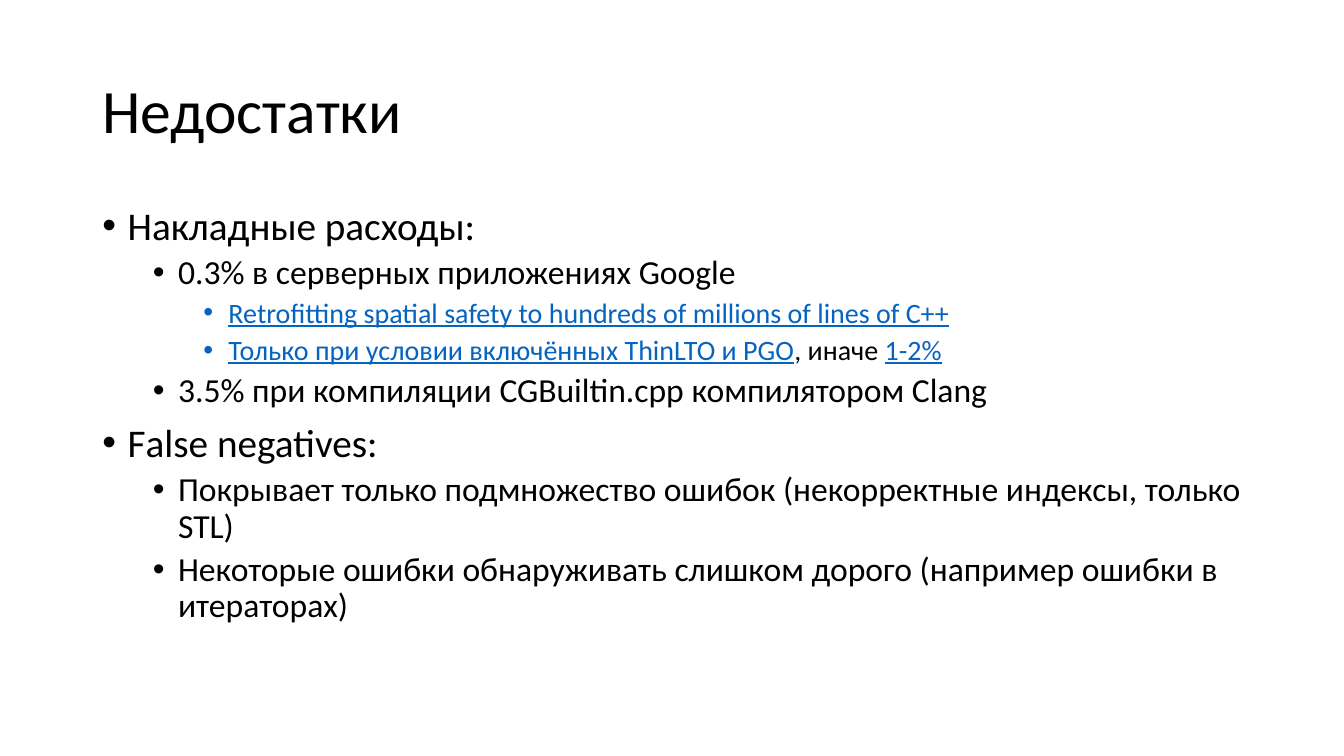
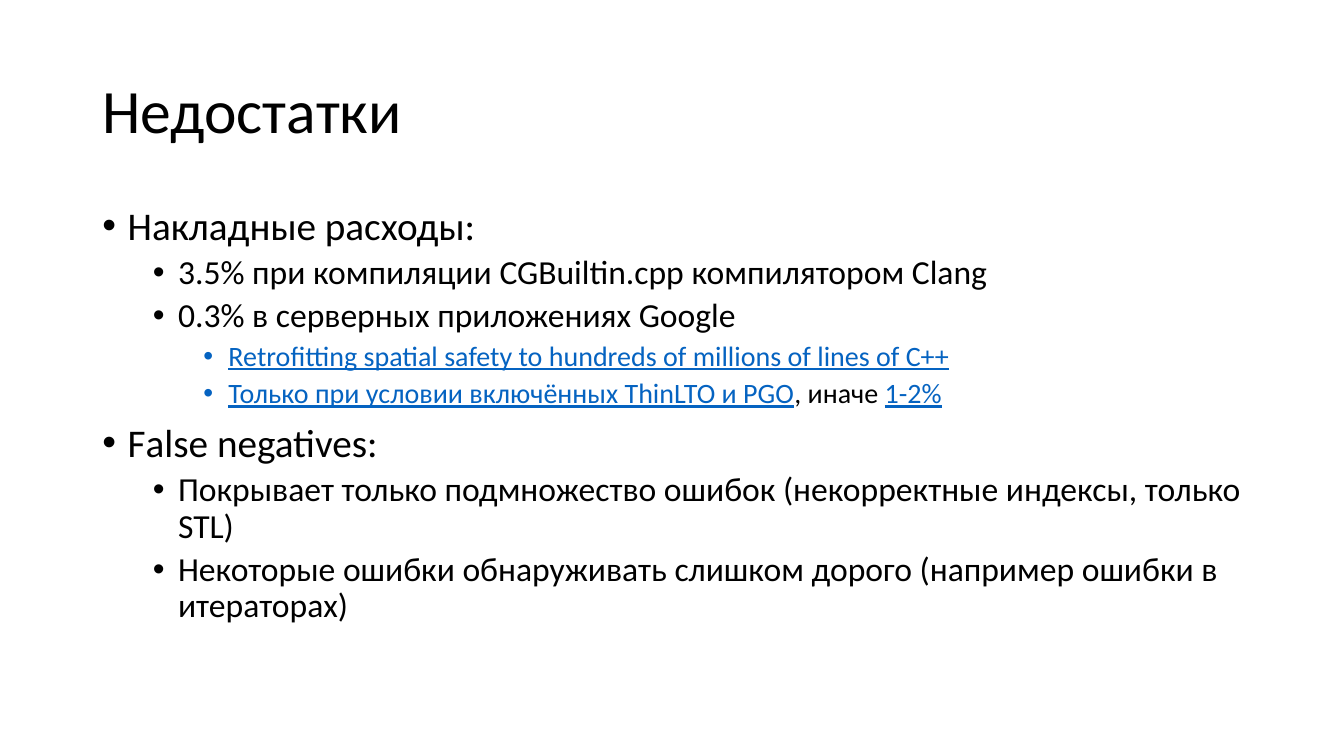
Before and after one commit to yugr/slides, a slide deck: slide 43 of CppZeroCost/2025/RU.pptx (slide 40 before the commit). Drawn at 1344x756 pixels with LibreOffice and Linux fonts; fonts in the diff are those of the drawing. Boxes give left, top, right and bottom in pixels: in the first picture for what was removed or moved away, otherwise in the second. Text is boxed around its words. In the diff, an @@ line names an element or a change of style, - is before the commit and + after.

```diff
--- a/CppZeroCost/2025/RU.pptx
+++ b/CppZeroCost/2025/RU.pptx
@@ text at <box>178,260,987,290</box>: paragraph added @@
+  • 3.5% при компиляции CGBuiltin.cpp компилятором Clang
@@ text at <box>178,378,987,408</box>: paragraph removed @@
-  • 3.5% при компиляции CGBuiltin.cpp компилятором Clang
```
Also in this commit, not shown: 11 other slides changed, 5 slides added, 6 other files.
